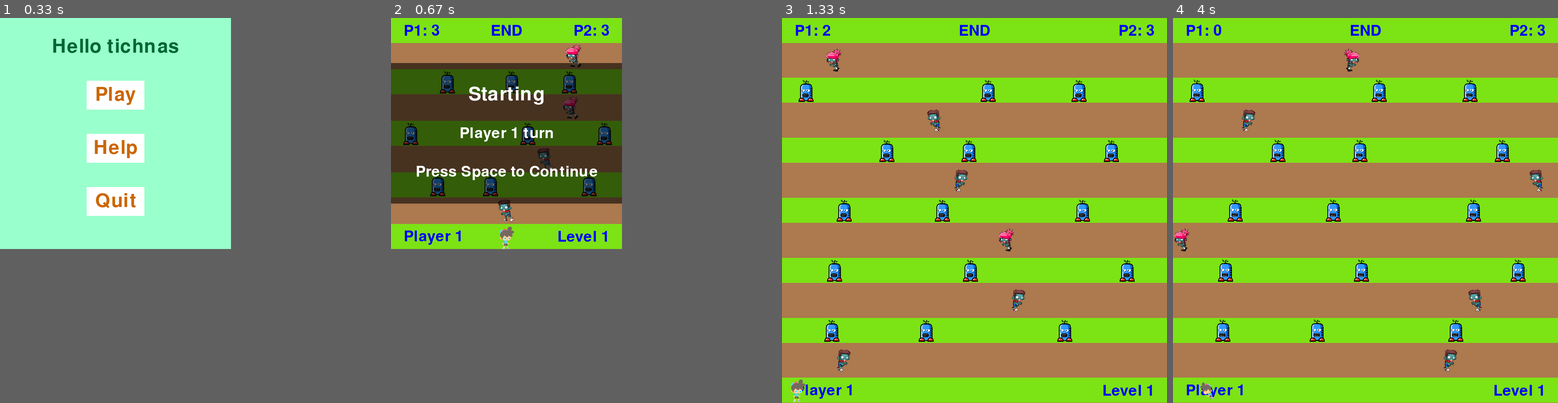
Above: before the commit, frames 1-4 (left to right).
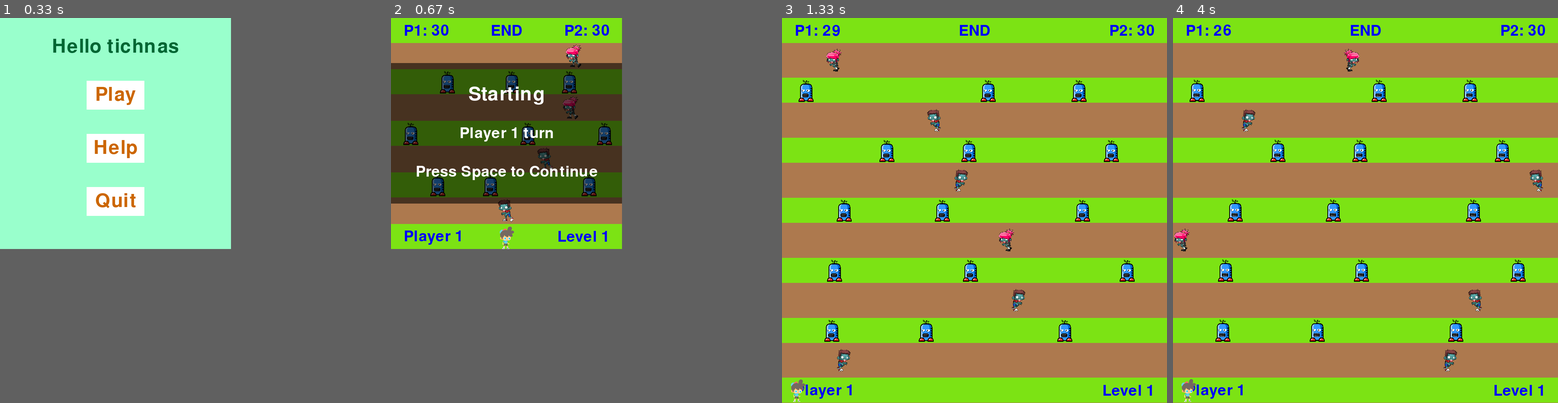
Above: after the commit, the same moments.

Repository: tichnas/First-Pygame
Game: pygame game, started from run.py
Same seed, same stepped clock (60 frames per second), same inputs: the game is played once before the commit and once after it.
Inputs (mouse positions are in pixels of both pictures, inside the frame that each line leads up to):
- Up to frame 1 (0.33 s): no input
- Up to frame 2 (0.67 s): click (506, 95) at 0.38 s
- Up to frame 3 (1.33 s): tap Space at 0.67 s; tap F at 1 s
- Up to frame 4 (4 s): hold Right 1.33-1.8 s; hold Up 1.83-2.13 s; hold Right 2.17-2.63 s; hold Left 2.67-3.2 s; hold Down 3.23-3.53 s; hold Left 3.57-3.97 s

Frame 1 is identical in both runs. In frame 2, 0.2% of the frame differs, in the area x 13-57%, y 1-5%; in frame 3, 0.2%; in frame 4, 0.4%, in the area x 2-97%, y 1-100%.

Commit message:
First Pygame

Diff:
--- a/Assignment 3 -2019101047.py
+++ b/run.py
@@ -195,7 +195,7 @@
     p_y = scr_height - img_height / 2
     mv_obs_crossed = 0
     st_obs_crossed = 0
-    score = [3, 3]
+    score = [30, 30]
     level = [1, 1]
     dying = 0
     generate_obs()
@@ -505,7 +505,7 @@
     if level[1] > level[0] or (level[1] == level[0] and score[1] > score[0]):
         string = "Player 2 Won"
     if level[0] > level[1] or (level[1] == level[0] and score[0] > score[1]):
-        string = "Player 2 Won"
+        string = "Player 1 Won"
     load_text(string, 1, (255, 255, 255), "centery", scr_height / 2, "centerx",
               scr_width / 2)
     pygame.display.update()
Not shown, added: README.md
